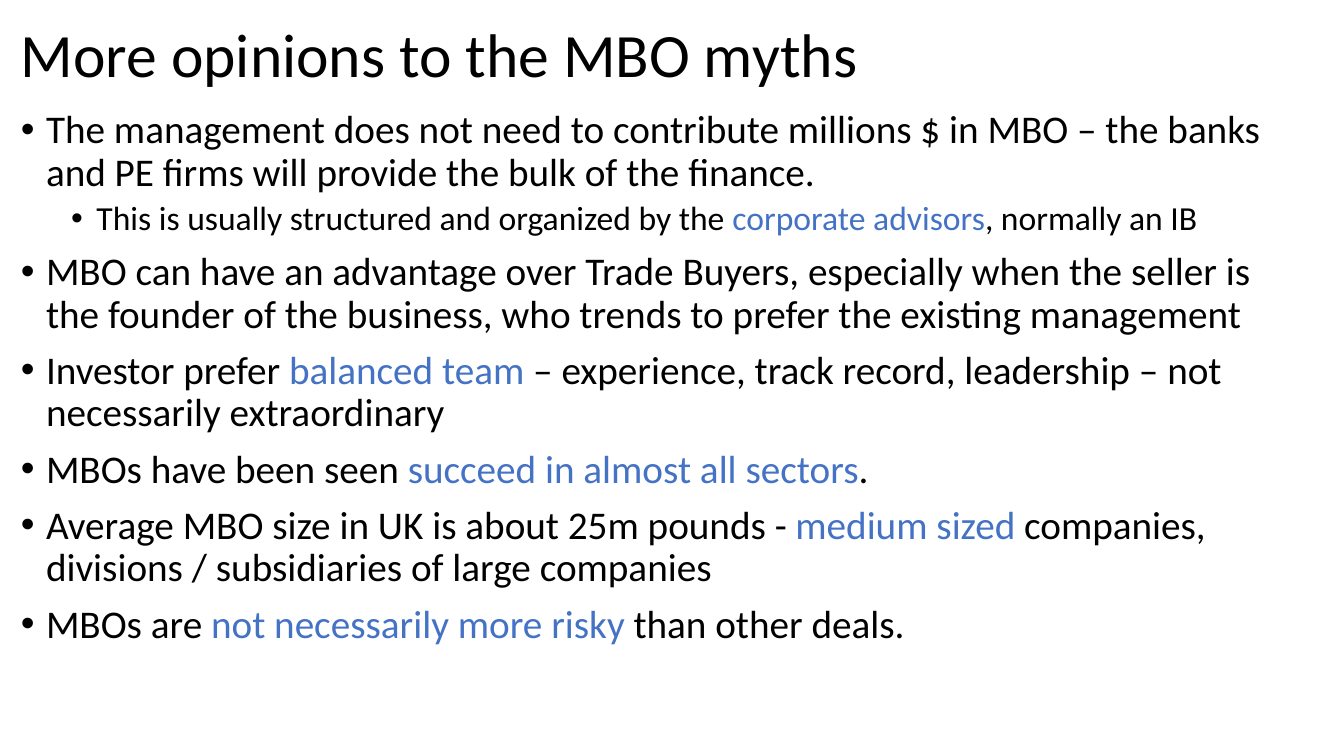
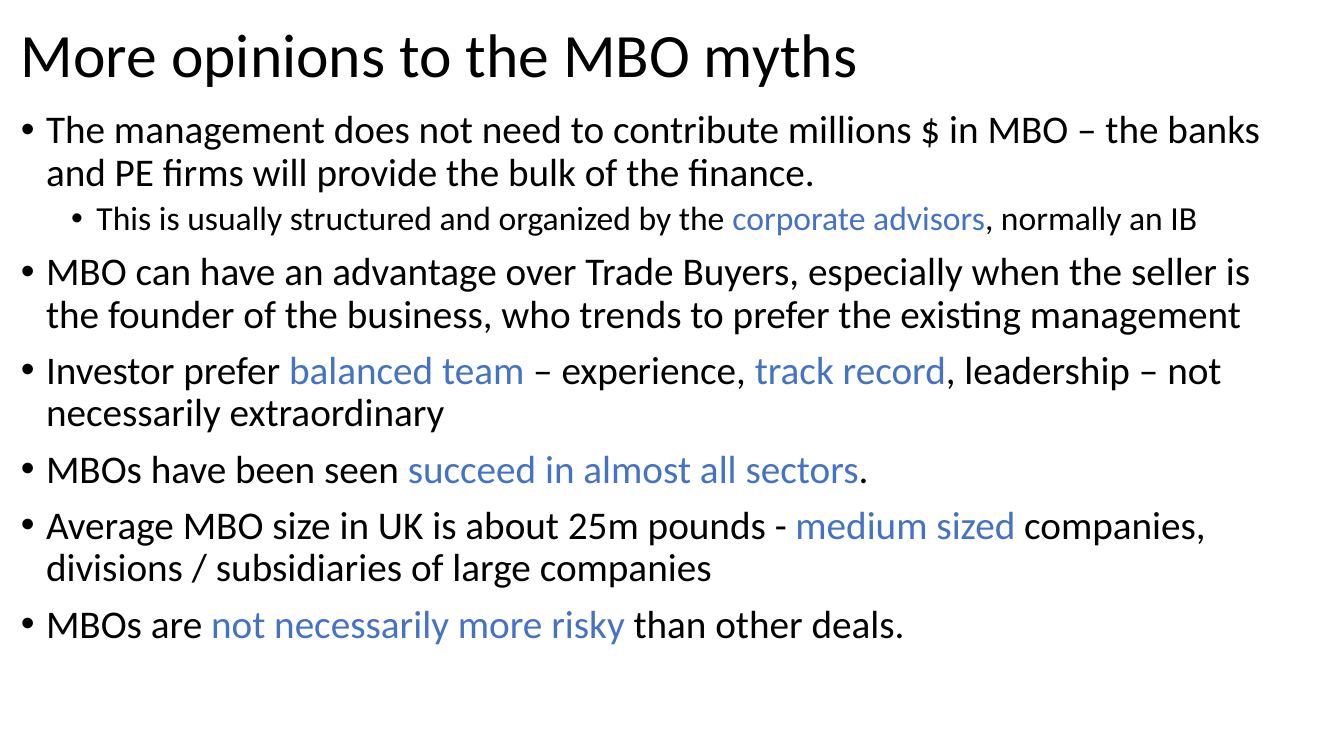
Before and after one commit to gowestyang/finance, a slide deck: slide 14 of (2021 John) Private Equity Finance/Presentation1.pptx. Drawn at 1344x756 pixels with LibreOffice and Linux fonts; fonts in the diff are those of the drawing. Boxes give left, top, right and bottom in pixels: in the first picture for what was removed or moved away, otherwise in the second. Text is boxed around its words. In the diff, an @@ line names an element or a change of style, - is before the commit and + after.

```diff
--- a/(2021 John) Private Equity Finance/Presentation1.pptx
+++ b/(2021 John) Private Equity Finance/Presentation1.pptx
@@ text at (46, 356, 1221, 433): text colour #000000 to #4472C4 in "track record," @@
```
Also in this commit, not shown: 1 other slide changed, 10 slides added.
